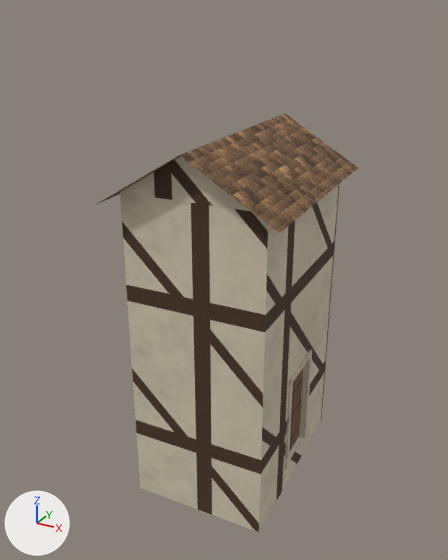
An edit to the glTF model world/bridgehollow__dyers_walk_local/export/models/buildings/bld_house_056.glb, drawn before and after from the same camera.
One viewpoint serves both versions: a 50 mm camera at (5.39, -10.46, 9.57) aimed at (-0.24, -0.22, 4.45). Arrows for +X, +Y and +Z are at lower left; the lights stay in place. The first picture is the older version. Vertices at exactly the same position are counted once.

The older version as bpy lines, for what is in view:
```python
ob_bld_house_056 = bpy.data.objects.new('bld_house_056', me_bld_house_056)
ob_bld_house_056.location = (0.0, 0.0, 0.0)
ob_bld_house_056_door1 = bpy.data.objects.new('bld_house_056_door1', me_bld_house_056_door1)
ob_bld_house_056_door1.location = (1.31, -0.44, 0.54)
ob_bld_house_056_roof = bpy.data.objects.new('bld_house_056_roof', me_bld_house_056_roof)
ob_bld_house_056_roof.location = (0.0, 0.0, 0.0)
ob_bld_house_056_shell_f1 = bpy.data.objects.new('bld_house_056_shell_f1', me_bld_house_056_shell_f1)
ob_bld_house_056_shell_f1.location = (0.0, 0.0, 0.0)
```
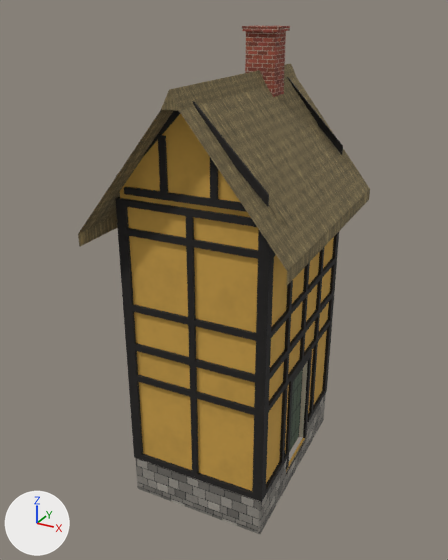
Where the change shows, as pixel boxes [x1, y1, x2, y2] in the pictures (448 x 560 px):
'bld_house_056_roof', reshaped (12% wider, 117% taller)
    before: [97, 114, 358, 233]
    after: [78, 25, 370, 285]
'bld_house_056_shell_f1', reshaped
    before: [120, 184, 339, 380]
    after: [115, 193, 339, 382]
'bld_house_056', reshaped
    before: [130, 293, 331, 532]
    after: [126, 293, 334, 534]
part 1 of me_bld_house_056, added
    after: [126, 293, 334, 534]
part 2 of me_bld_house_056, recoloured (darker)
    both: [285, 351, 312, 470]
part 3 of me_bld_house_056, recoloured
    before: [130, 293, 331, 532]
    after: [137, 302, 329, 491]
part 4 of me_bld_house_056_shell_f1, added
    after: [115, 197, 339, 382]
part 5 of me_bld_house_056_shell_f1, recoloured
    before: [120, 184, 339, 380]
    after: [120, 193, 334, 374]

Diff of the bpy script that builds the scene:
```diff
--- a/world/bridgehollow__dyers_walk_local/export/models/buildings/bld_house_056.glb.py
+++ b/world/bridgehollow__dyers_walk_local/export/models/buildings/bld_house_056.glb.py
@@ mat_mat_s_plaster_d4a64a @@
+mat_mat_s_plaster_d4a64a = bpy.data.materials.new('mat_s_plaster_d4a64a')
+# uses the picture img_mat_s_plaster_d4a64a
+# uses the picture img_mat_s_plaster_d4a64a_n
@@ mat_mat_s_beam_1b1816 @@
+mat_mat_s_beam_1b1816 = bpy.data.materials.new('mat_s_beam_1b1816')
+# uses the picture img_mat_s_beam_1b1816
+# uses the picture img_mat_s_beam_1b1816_n
@@ mat_mat_s_tint_thatch_7b6d4c @@
+mat_mat_s_tint_thatch_7b6d4c = bpy.data.materials.new('mat_s_tint_thatch_7b6d4c')
+# uses the picture img_mat_s_tint_thatch_7b6d4c
+# uses the picture img_mat_s_tint_thatch_7b6d4c_n
@@ mat_mat_s_brick_8d4332 @@
+mat_mat_s_brick_8d4332 = bpy.data.materials.new('mat_s_brick_8d4332')
+# uses the picture img_mat_s_brick_8d4332
+# uses the picture img_mat_s_brick_8d4332_n
@@ mat_mat_s_tint_wall_stone_7a766f @@
+mat_mat_s_tint_wall_stone_7a766f = bpy.data.materials.new('mat_s_tint_wall_stone_7a766f')
+# uses the picture img_mat_s_tint_wall_stone_7a766f
+# uses the picture img_mat_s_tint_wall_stone_7a766f_n
@@ me_bld_house_056 @@
-me_bld_house_056.from_pydata(...)  # 66 vertices, 74 faces; spans x -1.48..1.51, y -2.08..2.1, z 0.0..3.57
+me_bld_house_056.from_pydata(...)  # 402 vertices, 438 faces; spans x -1.54..1.57, y -2.14..2.16, z 0.0..3.57
+# me_bld_house_056 part 1: 336 vertices added at x -1.54..1.57, y -2.14..2.16, z 0.0..3.57
+# me_bld_house_056 part 2: 30 faces spanning x 1.37..1.48, y -0.58..0.73, z 0.52..2.77 switch from mat_mat_trim to mat_mat_s_beam_1b1816
+# me_bld_house_056 part 3: 20 faces spanning x -1.48..1.51, y -2.08..2.1, z 0.0..3.57 switch from mat_mat_wall_frame to mat_mat_s_plaster_d4a64a
 me_bld_house_056.materials.append(mat_mat_plaster)
+me_bld_house_056.materials.append(mat_mat_s_tint_wall_stone_7a766f)
@@ me_bld_house_056_shell_f1 @@
-me_bld_house_056_shell_f1.from_pydata(...)  # 36 vertices, 44 faces; spans x -1.48..1.51, y -2.08..2.1, z 3.57..6.61
+me_bld_house_056_shell_f1.from_pydata(...)  # 428 vertices, 444 faces; spans x -1.54..1.57, y -2.15..2.16, z 3.57..6.61
+# me_bld_house_056_shell_f1 part 4: 392 vertices added at x -1.54..1.57, y -2.15..2.16, z 3.57..6.61
+# me_bld_house_056_shell_f1 part 5: 26 faces spanning x -1.48..1.51, y -2.08..2.1, z 3.57..6.61 switch from mat_mat_wall_frame to mat_mat_s_plaster_d4a64a
 me_bld_house_056_shell_f1.materials.append(mat_mat_plaster)
+me_bld_house_056_shell_f1.materials.append(mat_mat_s_beam_1b1816)
@@ me_bld_house_056_roof @@
-me_bld_house_056_roof.from_pydata(...)  # 52 vertices, 50 faces; spans x -1.83..1.83, y -2.42..2.42, z 6.25..7.46
+me_bld_house_056_roof.from_pydata(...)  # 148 vertices, 170 faces; spans x -2.08..2.08, y -2.67..2.67, z 5.69..9.24
+# me_bld_house_056_roof part 6
+# 6 vertices are removed from x -1.83..1.58, y -2.42..2.42, z 6.43..7.46
+# 6 faces are deleted
+# 2 vertices move from x 0.12..1.83, y -2.33..-2.24, z 6.43..7.46 to x 1.36, y -2.02..-1.96, z 6.61..6.74
+# 61 vertices are added at x -2.08..1.81, y -2.57..2.67, z 5.69..9.24
+# 16 new vertices lie (0.0, 0.0, 0.93) away from vertices in x -0.64..0.64, y -2.12..2.12, z 6.74
+# 12 new vertices lie (0.0, 0.05, 0.0) away from vertices in x -1.51..1.51, y -2.15..2.1, z 6.74..8.36
+# 6 new vertices lie (0.27, -5.14, 0.0) away from vertices in x -2.08..1.81, y 2.47..2.67, z 5.69..8.17
+# 7 new vertices lie (0.0, 0.06, 0.0) away from vertices in x -1.36..1.14, y -2.33..2.09, z 6.61..7.46
+# 88 new faces join them, mat_mat_s_beam_1b1816
+# 22 new faces join them, mat_mat_s_brick_8d4332
+# 2 new faces join them, mat_mat_s_plaster_d4a64a
+# 14 new faces join them, mat_mat_s_tint_thatch_7b6d4c
 me_bld_house_056_roof.materials.append(mat_mat_ceiling)
 me_bld_house_056_roof.materials.append(mat_mat_joist)
-me_bld_house_056_roof.materials.append(mat_mat_shingle)
-me_bld_house_056_roof.materials.append(mat_mat_wall_frame)
+me_bld_house_056_roof.materials.append(mat_mat_s_beam_1b1816)
+me_bld_house_056_roof.materials.append(mat_mat_s_brick_8d4332)
+me_bld_house_056_roof.materials.append(mat_mat_s_plaster_d4a64a)
+me_bld_house_056_roof.materials.append(mat_mat_s_tint_thatch_7b6d4c)
```
